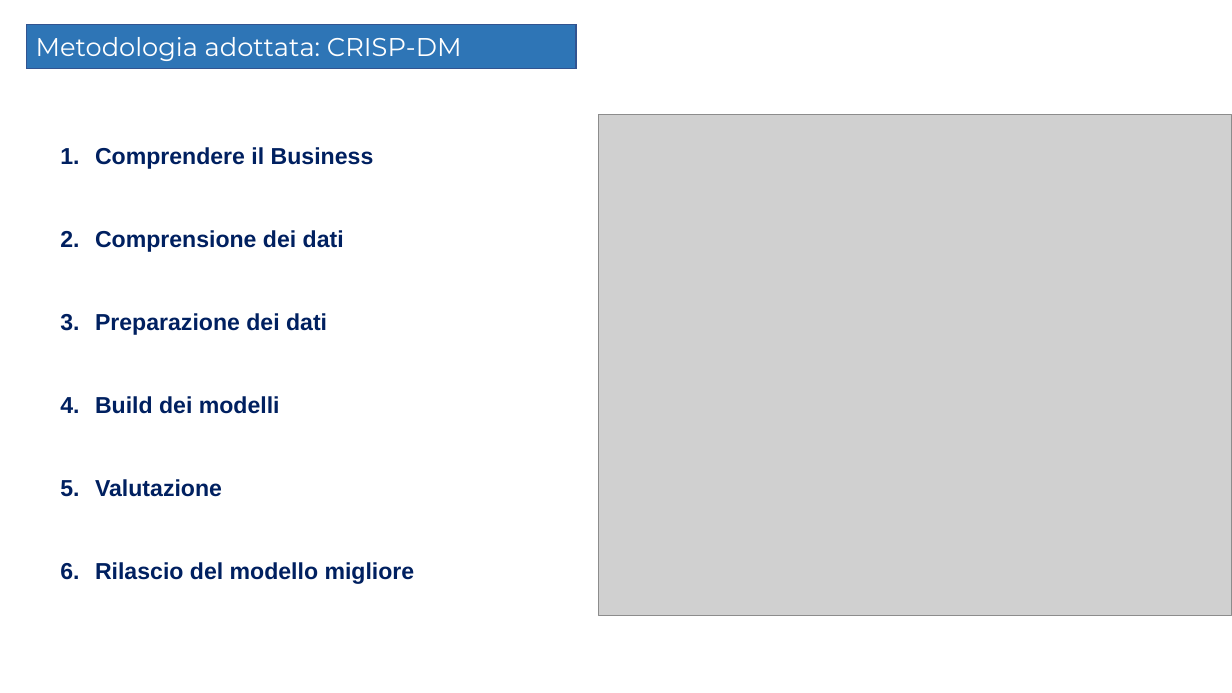
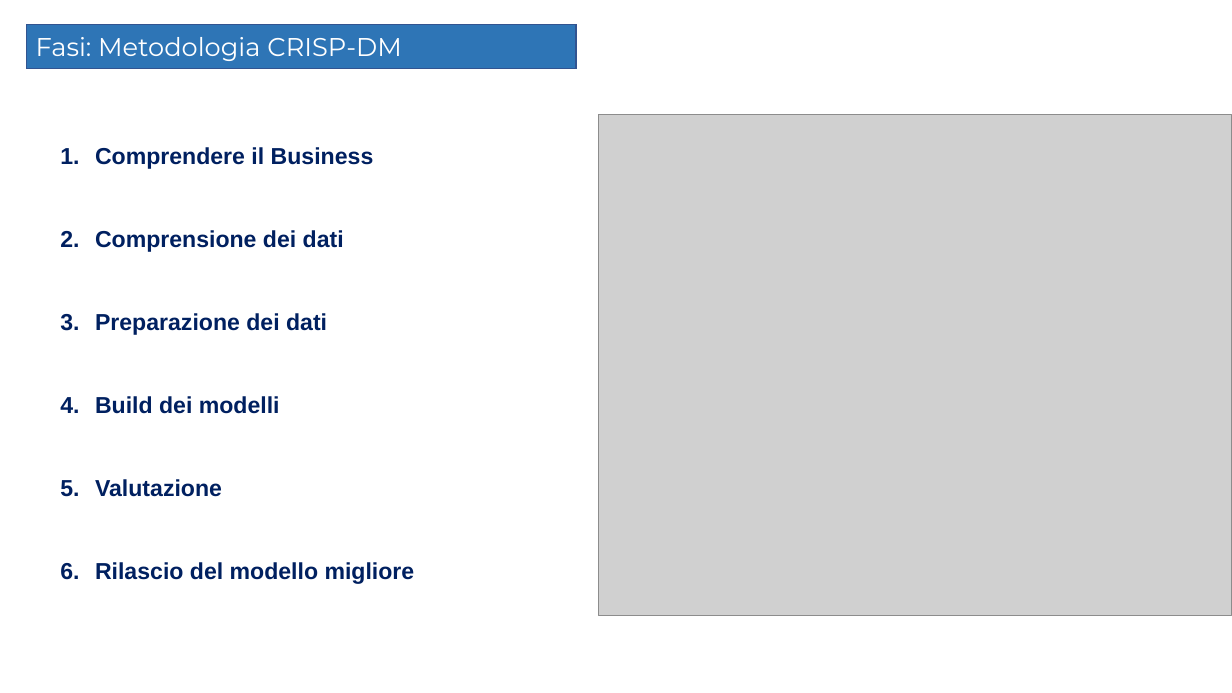
Before and after one commit to Elmaravilla7/Tesi, a slide deck: slide 3 of Presentazione204898.pptx. Drawn at 1232x693 pixels with LibreOffice and Linux fonts; fonts in the diff are those of the drawing; grey boxes stand for pictures; background and template pictures are left out. Boxes give left, top, right and bottom in pixels: in the first picture for what was removed or moved away, otherwise in the second. Text is boxed around its words. In the diff, an @@ line names an element or a change of style, - is before the commit and + after.

```diff
--- a/Presentazione204898.pptx
+++ b/Presentazione204898.pptx
@@ text at [36,37,402,61]: text changed @@
-Metodologia adottata: CRISP-DM
+Fasi: Metodologia CRISP-DM
```
Also in this commit, not shown: 6 other slides changed, 1 slide removed.
